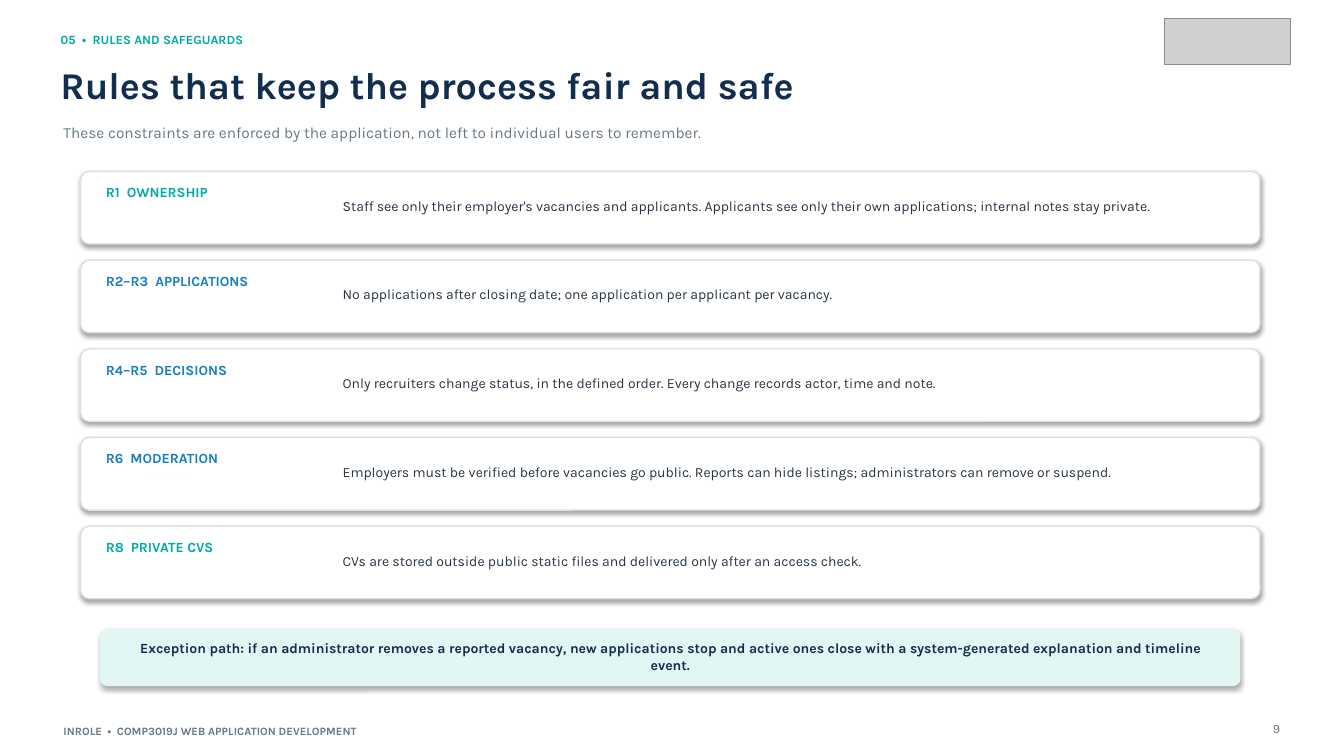
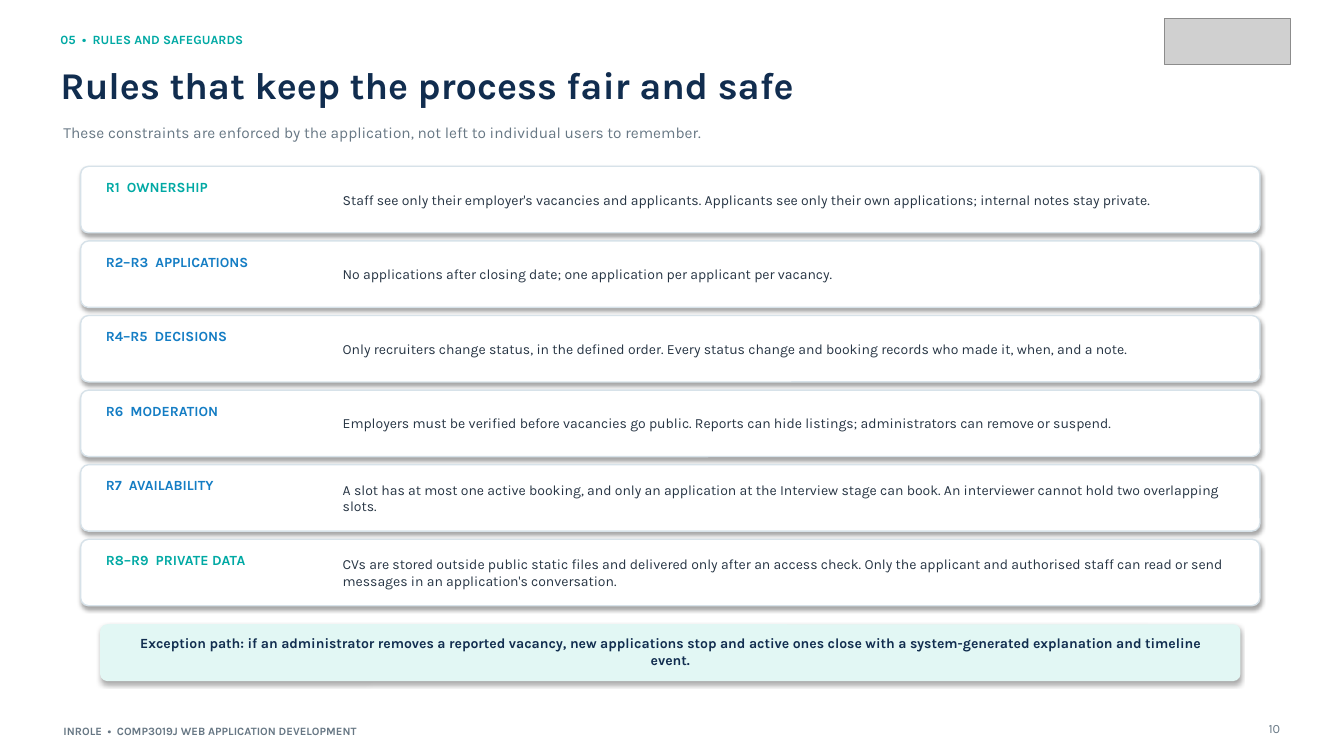
Before and after one commit to hmzayasin/Web-Dev-Project, a slide deck: slide 10 of InRole_Presentation.pptx (slide 9 before the commit). Drawn at 1344x756 pixels with LibreOffice and Linux fonts; fonts in the diff are those of the drawing; grey boxes stand for pictures. Boxes give left, top, right and bottom in pixels: in the first picture for what was removed or moved away, otherwise in the second. Text is boxed around its words. In the diff, an @@ line names an element or a change of style, - is before the commit and + after.

Commit message:
Added Interview and Booking to PP

```diff
--- a/InRole_Presentation.pptx
+++ b/InRole_Presentation.pptx
@@ rounded rectangle: place and size @@
-rounded rectangle at [81,171,1260,244]
+rounded rectangle at [81,166,1260,233]
@@ rounded rectangle: place and size @@
-rounded rectangle at [81,260,1260,333]
+rounded rectangle at [81,241,1260,308]
@@ text "R2–R3 APPLICATIONS": place and size @@
-text "R2–R3 APPLICATIONS" at [106,276,248,286]
+text "R2–R3 APPLICATIONS" at [106,257,248,267]
@@ text "No applications after closing date; ...": place and size @@
-text "No applications after closing date; ..." at [343,289,832,303]
+text "No applications after closing date; ..." at [343,269,832,283]
@@ rounded rectangle: place and size @@
-rounded rectangle at [81,349,1260,421]
+rounded rectangle at [81,316,1260,382]
@@ text "R4–R5 DECISIONS": place and size @@
-text "R4–R5 DECISIONS" at [106,365,227,375]
+text "R4–R5 DECISIONS" at [106,331,227,341]
@@ text at [343,344,1127,358]: text changed @@
-Only recruiters change status, in the defined order. Every change records actor, time and note.
+Only recruiters change status, in the defined order. Every status change and booking records who made it, when, and a note.
@@ rounded rectangle: place and size @@
-rounded rectangle at [81,438,1260,510]
+rounded rectangle at [81,390,1260,457]
@@ text "R6 MODERATION": place and size @@
-text "R6 MODERATION" at [106,453,218,463]
+text "R6 MODERATION" at [106,406,218,416]
@@ text "Employers must be verified before ...": place and size @@
-text "Employers must be verified before ..." at [343,467,1111,481]
+text "Employers must be verified before ..." at [343,418,1111,432]
@@ rounded rectangle added at [81,465,1260,531], fill #FFFFFF, outline #D7E2E9 1 pt @@
@@ text added at [106,481,214,490], 10 pt, text #147DC4, bold @@
+R7 AVAILABILITY
@@ text added at [343,485,1218,511], 10 pt, text #273544 @@
+A slot has at most one active booking, and only an application at the Interview stage can book. An interviewer cannot hold two overlapping slots.
@@ rounded rectangle: place and size @@
-rounded rectangle at [81,526,1260,599]
+rounded rectangle at [81,539,1260,606]
@@ text at [106,555,245,566]: text changed @@
-R8 PRIVATE CVS
+R8–R9 PRIVATE DATA
@@ text at [343,559,1222,590]: text changed @@
-CVs are stored outside public static files and delivered only after an access check.
+CVs are stored outside public static files and delivered only after an access check. Only the applicant and authorised staff can read or send messages in an application's conversation.
@@ 3 texts, 1 rounded rectangle: place and size @@
-3 texts, 1 rounded rectangle at [101,187,1240,686]
+3 texts, 1 rounded rectangle at [101,182,1240,681]
@@ text at [1269,725,1281,733]: text changed @@
-9
+10
```
Also in this commit, not shown: 8 other slides changed, 2 slides added.
